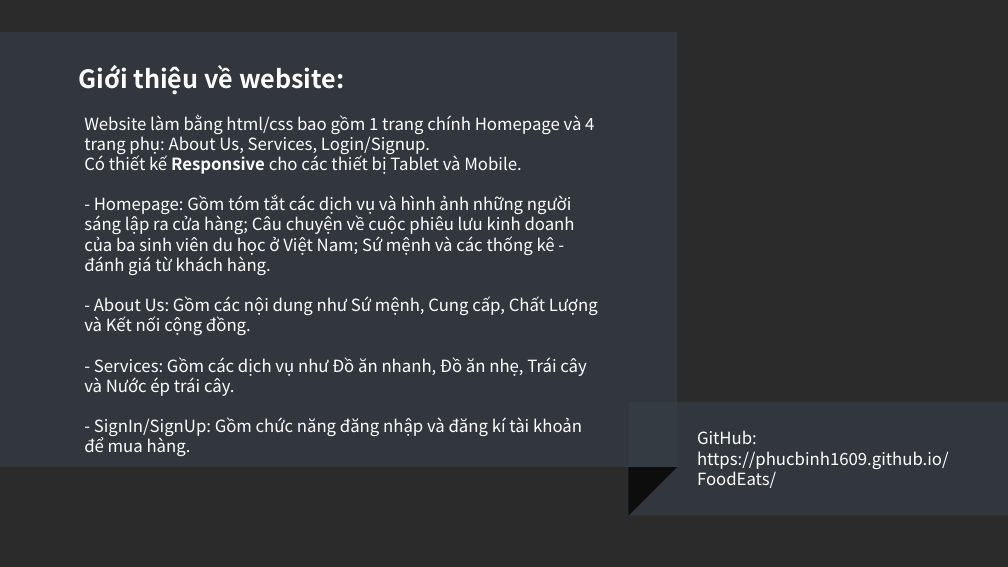
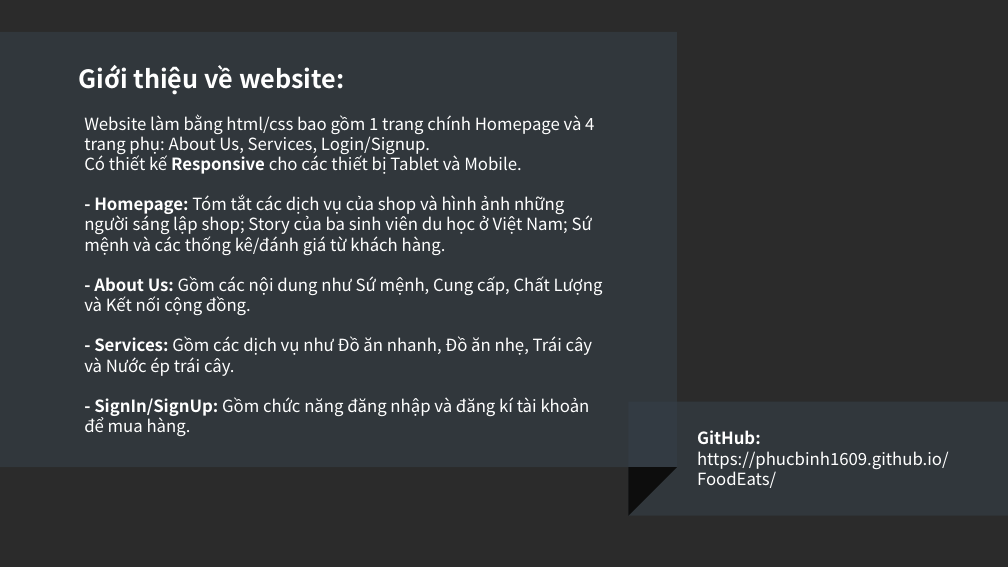
Before and after one commit to phucbinh1609/FoodEats, a slide deck: slide 5 of Slide_Code4Fun_TruongPhucBinh_FoodEats.pptx. Drawn at 1008x567 pixels with LibreOffice and Linux fonts; fonts in the diff are those of the drawing; background and template pictures are left out; a plain dark background stands for a picture behind light text. Boxes give left, top, right and bottom in pixels: in the first picture for what was removed or moved away, otherwise in the second. Text is boxed around its words. In the diff, an @@ line names an element or a change of style, - is before the commit and + after.

```diff
--- a/Slide_Code4Fun_TruongPhucBinh_FoodEats.pptx
+++ b/Slide_Code4Fun_TruongPhucBinh_FoodEats.pptx
@@ text at (84,194,592,255): text changed @@
-- Homepage: Gồm tóm tắt các dịch vụ và hình ảnh những người sáng lập ra cửa hàng; Câu chuyện về cuộc phiêu lưu kinh doanh của ba sinh viên du học ở Việt Nam; Sứ mệnh và các thống kê - đánh giá từ khách hàng.
+- Homepage: Tóm tắt các dịch vụ của shop và hình ảnh những người sáng lập shop; Story của ba sinh viên du học ở Việt Nam; Sứ mệnh và các thống kê/đánh giá từ khách hàng.
@@ text at (84,276,603,436): bold on in "- About Us:", "- Services:", "- SignIn/SignUp:" @@
@@ text at (697,430,761,444): bold on in "GitHub:" @@
```
Also in this commit, not shown: 2 other slides changed, 18 other files.
